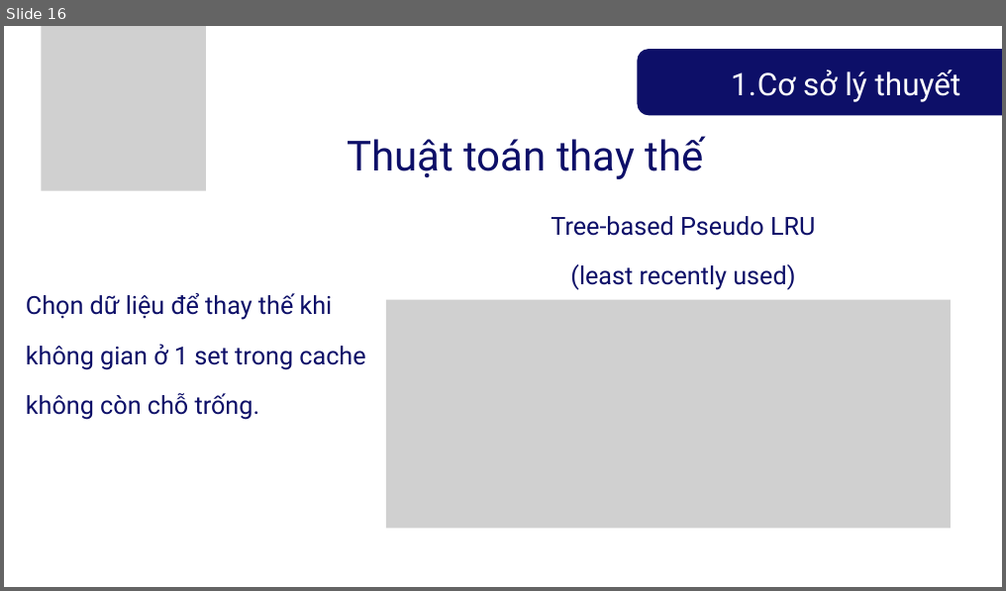
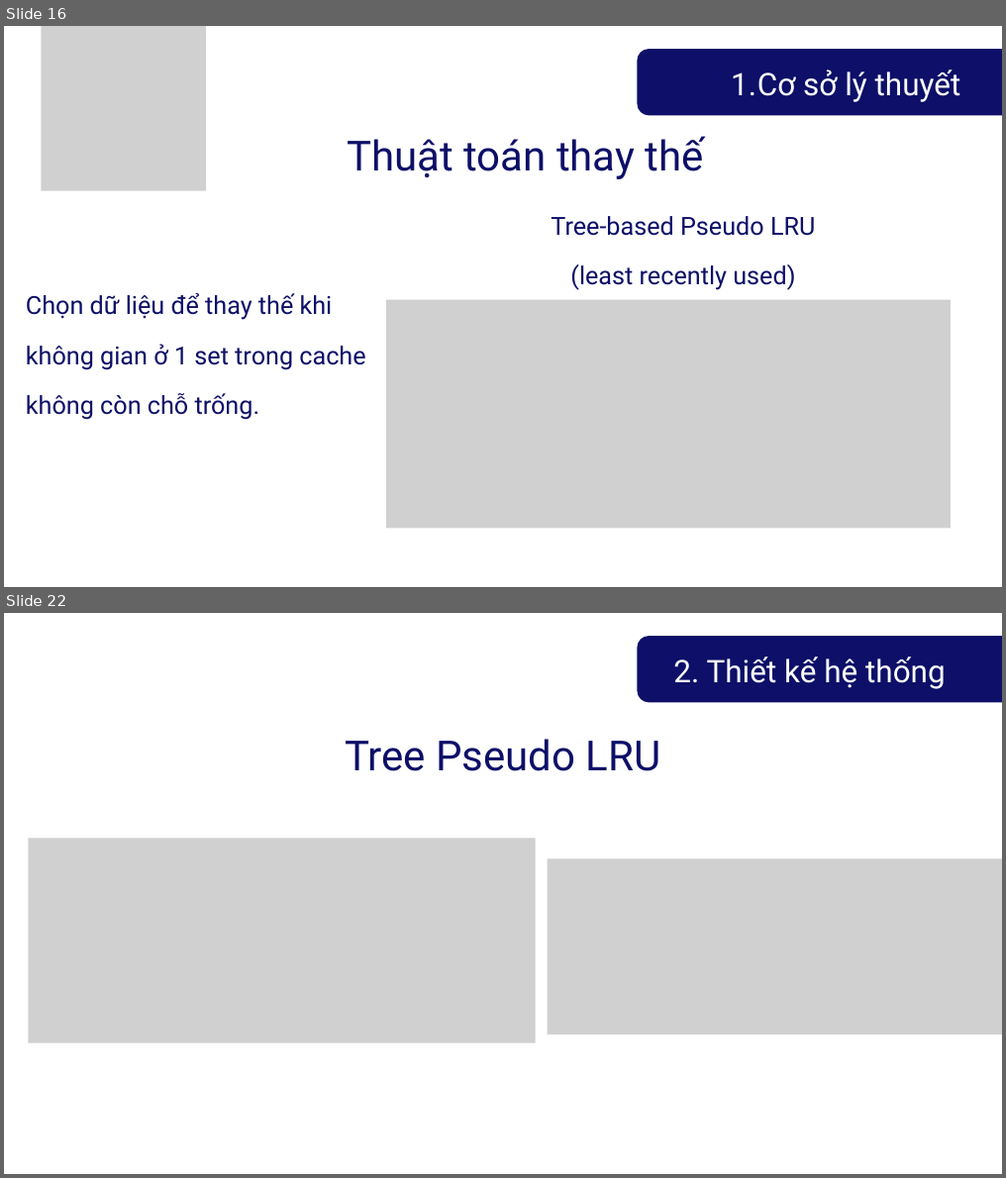
Before and after one commit to Stork1323/riscv_cache, a slide deck: Documents/Presentation for Project 2.pptx. Shown one above the other, each under a label of ours: slide 16 before the commit, slides 16 and 22 after it; the slides between them are not shown. The pictures are 1006x591 and 1006x1178 pixels, drawn with LibreOffice and Linux fonts; fonts in the diff are those of the drawing; grey boxes stand for pictures. Boxes give left, top, right and bottom in pixels: in the first picture for what was removed or moved away, otherwise in the second. Text is boxed around its words. In the diff, an @@ line names an element or a change of style, - is before the commit and + after.

```diff
--- a/Documents/Presentation for Project 2.pptx
+++ b/Documents/Presentation for Project 2.pptx
@@ slide 22 added at bbox=[4, 613, 1002, 1174], background #FFFFFF @@
@@ freeform shape added at bbox=[638, 636, 1002, 702], fill #0D0F68 @@
@@ text added at bbox=[673, 657, 945, 689], 45 pt, text #FFFFFF @@
+2. Thiết kế hệ thống
@@ text added at bbox=[345, 739, 661, 771], 60 pt, text #0D0F68 @@
+Tree Pseudo LRU
@@ picture added at bbox=[28, 838, 536, 1043] @@
@@ picture added at bbox=[547, 859, 1002, 1035] @@
```
Also in this commit, not shown: 23 other slides added.
